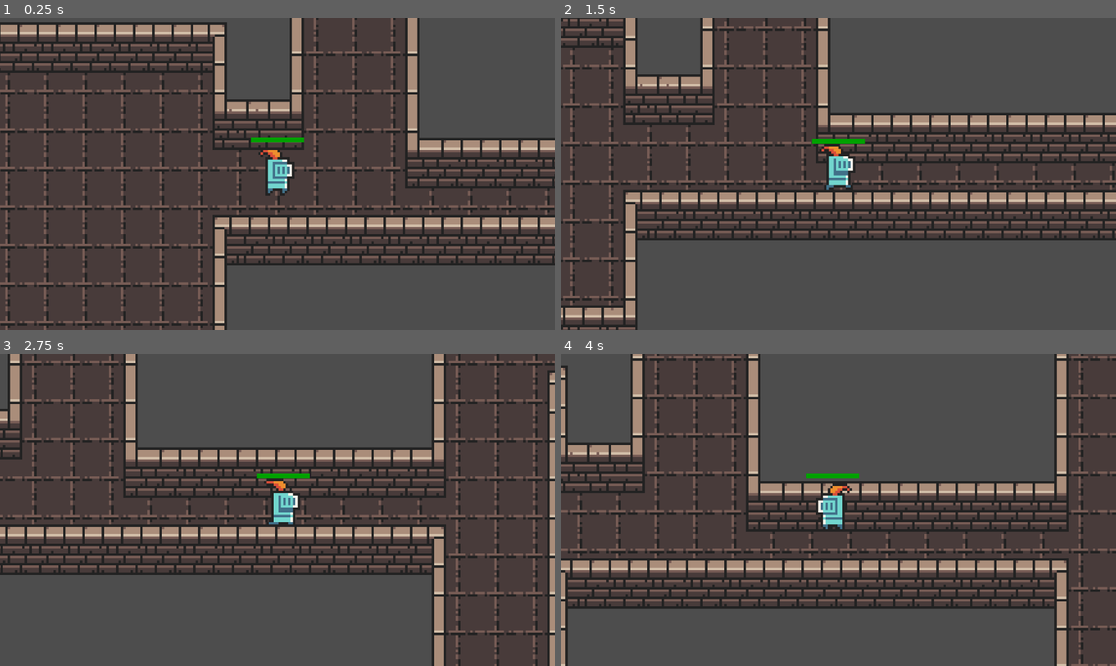
Above: before the commit, frames 1-4 (two rows, left to right).
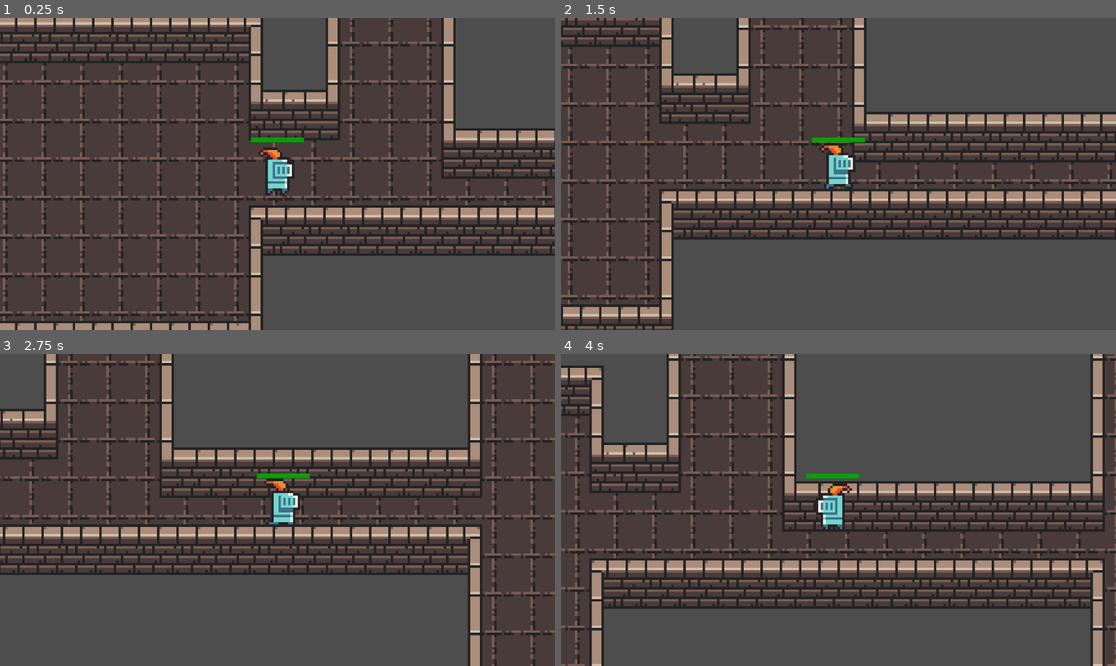
Above: after the commit, the same moments.

Repository: the-random-1/first-godot-game
Game: Godot game, scene res://scenes/main.tscn
Two runs of this game, one before a commit and one after it. Both use one fixed random seed, a clock stepped at 60 frames per second and the inputs below.
Inputs (mouse positions are in pixels of both pictures, inside the frame that each line leads up to):
- Up to frame 1 (0.25 s): no input
- Up to frame 2 (1.5 s): move the mouse to (960, 158) at 0.52 s; hold D (move_right) 0.53-1.28 s; hold Space (attack) 0.53-1.28 s; move the mouse to (727, 189) at 1.27 s; hold S (move_down) from 1.28 s (still down); tap E (interact) at 1.35 s
- Up to frame 3 (2.75 s): move the mouse to (333, 441) at 2.02 s; release S (move_down) at 2.03 s; hold D (move_right) from 2.03 s (still down); hold Space (attack) from 2.03 s (still down)
- Up to frame 4 (4 s): move the mouse to (810, 572) at 2.77 s; release D (move_right) at 2.78 s; release Space (attack) at 2.78 s; hold W (move_up) 2.78-3.53 s; tap E (interact) at 2.85 s; move the mouse to (1005, 556) at 3.52 s; hold A (move_left) from 3.53 s (still down); hold Space (attack) from 3.53 s (still down)

The runs differ from the first frame. In frame 1, 34% of the frame differs, in the area x 0-100%, y 0-100%; in frame 2, 25%; in frame 3, 20%; in frame 4, 23%.

Commit message:
right before weapon_pickup into item_pickup merge

Diff:
--- a/3rd project/cool-game/scenes/main.tscn
+++ b/3rd project/cool-game/scenes/main.tscn
@@ -363,16 +363,22 @@
 [node name="Chests" type="Node" parent="." unique_id=1578177475]
 
 [node name="Chest" parent="Chests" unique_id=1135955526 instance=ExtResource("10_6et61")]
-position = Vector2(-176, 431)
+position = Vector2(-176, 432)
 item = 2
 data = 1
 
+[node name="Chest2" parent="Chests" unique_id=961265501 instance=ExtResource("10_6et61")]
+position = Vector2(-104, 891)
+
+[node name="Chest3" parent="Chests" unique_id=1962023743 instance=ExtResource("10_6et61")]
+position = Vector2(-80, 768)
+
 [node name="Locked Chest" parent="Chests" unique_id=1270204603 instance=ExtResource("7_4cxrf")]
-position = Vector2(-216, 431)
+position = Vector2(-216, 432)
 keyhole_color = "red"
 
 [node name="Locked Chest2" parent="Chests" unique_id=1006456595 instance=ExtResource("7_4cxrf")]
-position = Vector2(-136, 431)
+position = Vector2(-136, 432)
 keyhole_color = "blue"
 
 [node name="ItemPickups" type="Node" parent="." unique_id=158264214]
@@ -523,7 +529,7 @@
 [node name="Player" parent="." unique_id=1799199017 instance=ExtResource("1_5e3qt")]
 unique_name_in_owner = true
 z_index = 5
-position = Vector2(304, 882)
+position = Vector2(289, 886)
 scale = Vector2(1, 1)
 metadata/_edit_group_ = true
 
--- a/3rd project/cool-game/scripts/global.gd
+++ b/3rd project/cool-game/scripts/global.gd
@@ -74,6 +74,7 @@
 var selectedweaponref: Area2D
 var currweapontype: _WEAPON_TYPES = _WEAPON_TYPES.NA
 var currweaponref: Area2D
+
 var player: CharacterBody2D
 
 func place_item(item: _ITEM_TYPES, data: int, pos: Vector2) -> void:
--- a/3rd project/cool-game/scripts/player.gd
+++ b/3rd project/cool-game/scripts/player.gd
@@ -147,7 +147,6 @@
 		cycle = 0
 		p_dis = Vector2.ZERO
 	cycle += 1
-	print(practical_velocity)
 
 func stun(length: float) -> void:
 	stunned = true
--- a/3rd project/cool-game/scripts/slime.gd
+++ b/3rd project/cool-game/scripts/slime.gd
@@ -56,7 +56,7 @@
 			$StunTimer.wait_time = 0.9 + rand * 0.5
 			$StunTimer.start()
 			$WaitForJumpTimer.stop()
-			slimehit.emit(damage, stuntime)
+			slimehit.emit(damage, stuntime * 0.7)
 			applyforcetoplayer(0.25)
 
 func _on_stun_timer_timeout() -> void:
